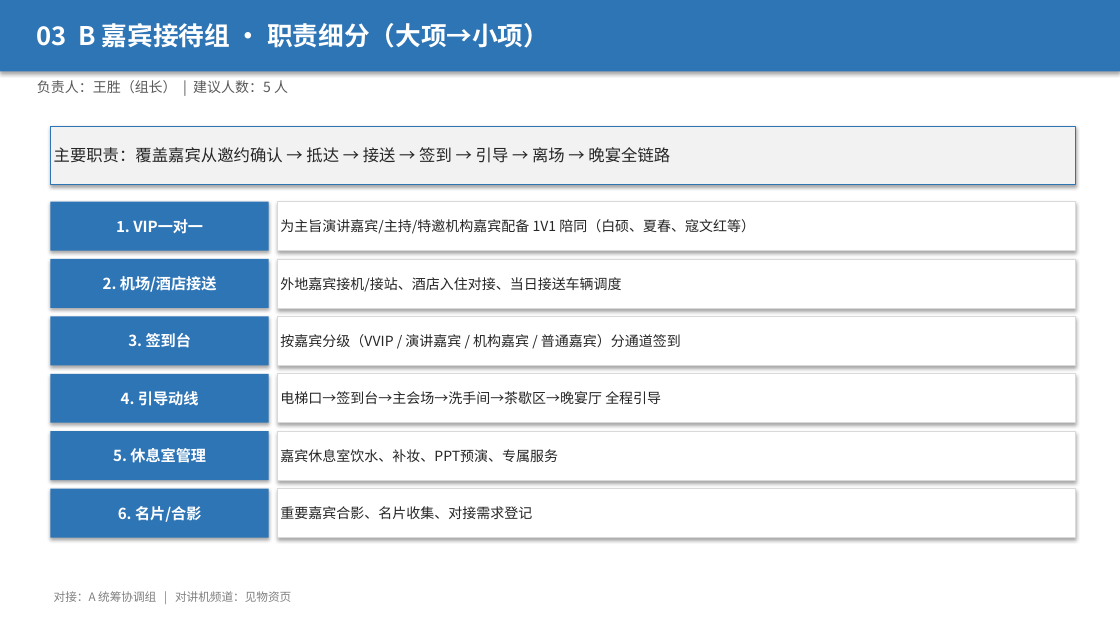
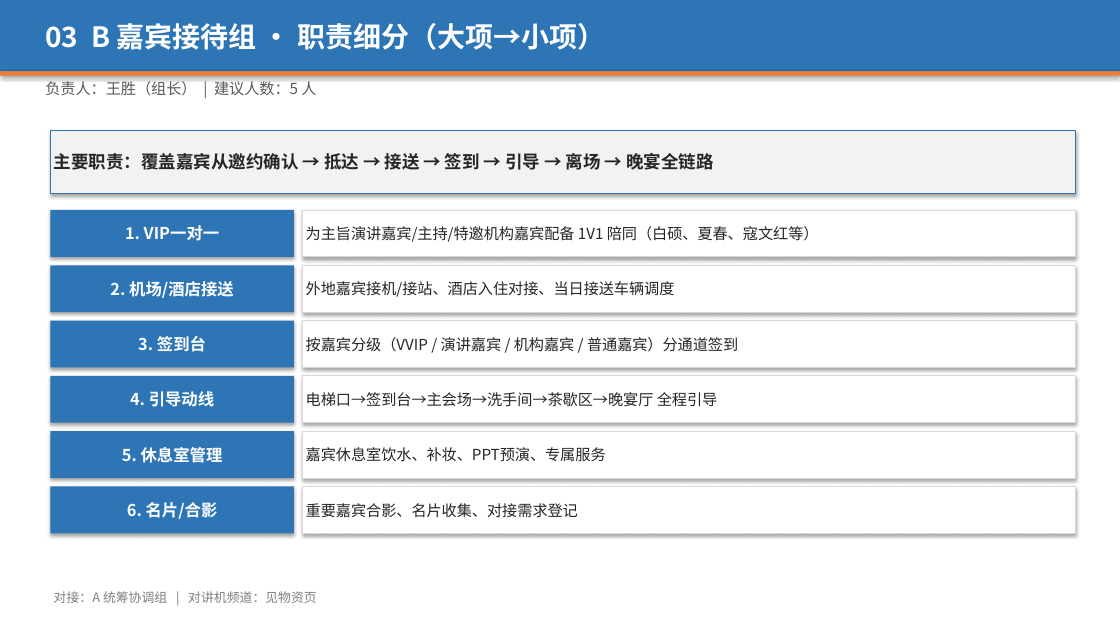
Before and after one commit to hujigang2010-maker/AIDEN, a slide deck: slide 6 of 2026峰会_志愿者分工方案.pptx. Drawn at 1120x630 pixels with LibreOffice and Linux fonts; fonts in the diff are those of the drawing. Boxes give left, top, right and bottom in pixels: in the first picture for what was removed or moved away, otherwise in the second. Text is boxed around its words. In the diff, an @@ line names an element or a change of style, - is before the commit and + after.

```diff
--- a/2026峰会_志愿者分工方案.pptx
+++ b/2026峰会_志愿者分工方案.pptx
@@ text "03 B 嘉宾接待组 · 职责细分（大项→小项）": place and size @@
-text "03 B 嘉宾接待组 · 职责细分（大项→小项）" at <box>37,23,549,48</box>
+text "03 B 嘉宾接待组 · 职责细分（大项→小项）" at <box>45,23,605,50</box>
@@ text "03 B 嘉宾接待组 · 职责细分（大项→小项）" at <box>45,23,605,50</box>: size 22 to 24 pt @@
@@ rectangle added at <box>0,71,1120,76</box>, fill #ED7D31 @@
@@ text "负责人：王胜（组长） | 建议人数：5 人": place and size @@
-text "负责人：王胜（组长） | 建议人数：5 人" at <box>37,80,288,93</box>
+text "负责人：王胜（组长） | 建议人数：5 人" at <box>45,79,316,96</box>
@@ rectangle "主要职责：覆盖嘉宾从邀约确认 → 抵达 → 接送 ...": place and size @@
-rectangle "主要职责：覆盖嘉宾从邀约确认 → 抵达 → 接送 ..." at <box>50,126,1075,185</box>
+rectangle "主要职责：覆盖嘉宾从邀约确认 → 抵达 → 接送 ..." at <box>50,130,1075,193</box>
@@ rectangle "主要职责：覆盖嘉宾从邀约确认 → 抵达 → 接送 ..." at <box>50,130,1075,193</box>: size 14 to 15 pt, bold on @@
@@ size 13 to 14 pt in 6 elements at <box>50,376,294,423</box>, <box>50,431,294,478</box>, <box>50,321,294,368</box>, <box>50,486,294,534</box>, <box>50,266,294,313</box>, <box>50,210,294,257</box> @@
@@ rectangle "1. VIP一对一": place and size @@
-rectangle "1. VIP一对一" at <box>50,202,269,250</box>
+rectangle "1. VIP一对一" at <box>50,210,294,257</box>
@@ size 12 to 13 pt in 7 elements at <box>45,79,316,96</box>, <box>302,376,1075,423</box>, <box>302,431,1075,478</box>, <box>302,321,1075,368</box>, <box>302,486,1075,534</box>, <box>302,266,1075,313</box>, <box>302,210,1075,257</box> @@
@@ rectangle "为主旨演讲嘉宾/主持/特邀机构嘉宾配备 1V1 陪同（白硕、夏春、寇文红等）": place and size @@
-rectangle "为主旨演讲嘉宾/主持/特邀机构嘉宾配备 1V1 陪同（白硕、夏春、寇文红等）" at <box>277,202,1075,250</box>
+rectangle "为主旨演讲嘉宾/主持/特邀机构嘉宾配备 1V1 陪同（白硕、夏春、寇文红等）" at <box>302,210,1075,257</box>
@@ rectangle "2. 机场/酒店接送": place and size @@
-rectangle "2. 机场/酒店接送" at <box>50,259,269,308</box>
+rectangle "2. 机场/酒店接送" at <box>50,266,294,313</box>
@@ rectangle "外地嘉宾接机/接站、酒店入住对接、当日接送车辆调度": place and size @@
-rectangle "外地嘉宾接机/接站、酒店入住对接、当日接送车辆调度" at <box>277,259,1075,308</box>
+rectangle "外地嘉宾接机/接站、酒店入住对接、当日接送车辆调度" at <box>302,266,1075,313</box>
@@ rectangle "3. 签到台": place and size @@
-rectangle "3. 签到台" at <box>50,317,269,365</box>
+rectangle "3. 签到台" at <box>50,321,294,368</box>
@@ rectangle "按嘉宾分级（VVIP / 演讲嘉宾 / 机构嘉宾 ...": place and size @@
-rectangle "按嘉宾分级（VVIP / 演讲嘉宾 / 机构嘉宾 ..." at <box>277,317,1075,365</box>
+rectangle "按嘉宾分级（VVIP / 演讲嘉宾 / 机构嘉宾 ..." at <box>302,321,1075,368</box>
@@ rectangle "4. 引导动线": place and size @@
-rectangle "4. 引导动线" at <box>50,374,269,423</box>
+rectangle "4. 引导动线" at <box>50,376,294,423</box>
@@ rectangle "电梯口→签到台→主会场→洗手间→茶歇区→晚宴厅 全程引导": place and size @@
-rectangle "电梯口→签到台→主会场→洗手间→茶歇区→晚宴厅 全程引导" at <box>277,374,1075,423</box>
+rectangle "电梯口→签到台→主会场→洗手间→茶歇区→晚宴厅 全程引导" at <box>302,376,1075,423</box>
@@ rectangle "5. 休息室管理": place and size @@
-rectangle "5. 休息室管理" at <box>50,431,269,480</box>
+rectangle "5. 休息室管理" at <box>50,431,294,478</box>
@@ rectangle "嘉宾休息室饮水、补妆、PPT预演、专属服务": place and size @@
-rectangle "嘉宾休息室饮水、补妆、PPT预演、专属服务" at <box>277,431,1075,480</box>
+rectangle "嘉宾休息室饮水、补妆、PPT预演、专属服务" at <box>302,431,1075,478</box>
@@ rectangle "6. 名片/合影": place and size @@
-rectangle "6. 名片/合影" at <box>50,489,269,538</box>
+rectangle "6. 名片/合影" at <box>50,486,294,534</box>
@@ rectangle "重要嘉宾合影、名片收集、对接需求登记": place and size @@
-rectangle "重要嘉宾合影、名片收集、对接需求登记" at <box>277,489,1075,538</box>
+rectangle "重要嘉宾合影、名片收集、对接需求登记" at <box>302,486,1075,534</box>
@@ text "对接：A 统筹协调组 | 对讲机频道：见物资页" at <box>54,591,317,603</box>: size 10 to 11 pt @@
```
Also in this commit, not shown: 26 other slides changed, 2 other files.
